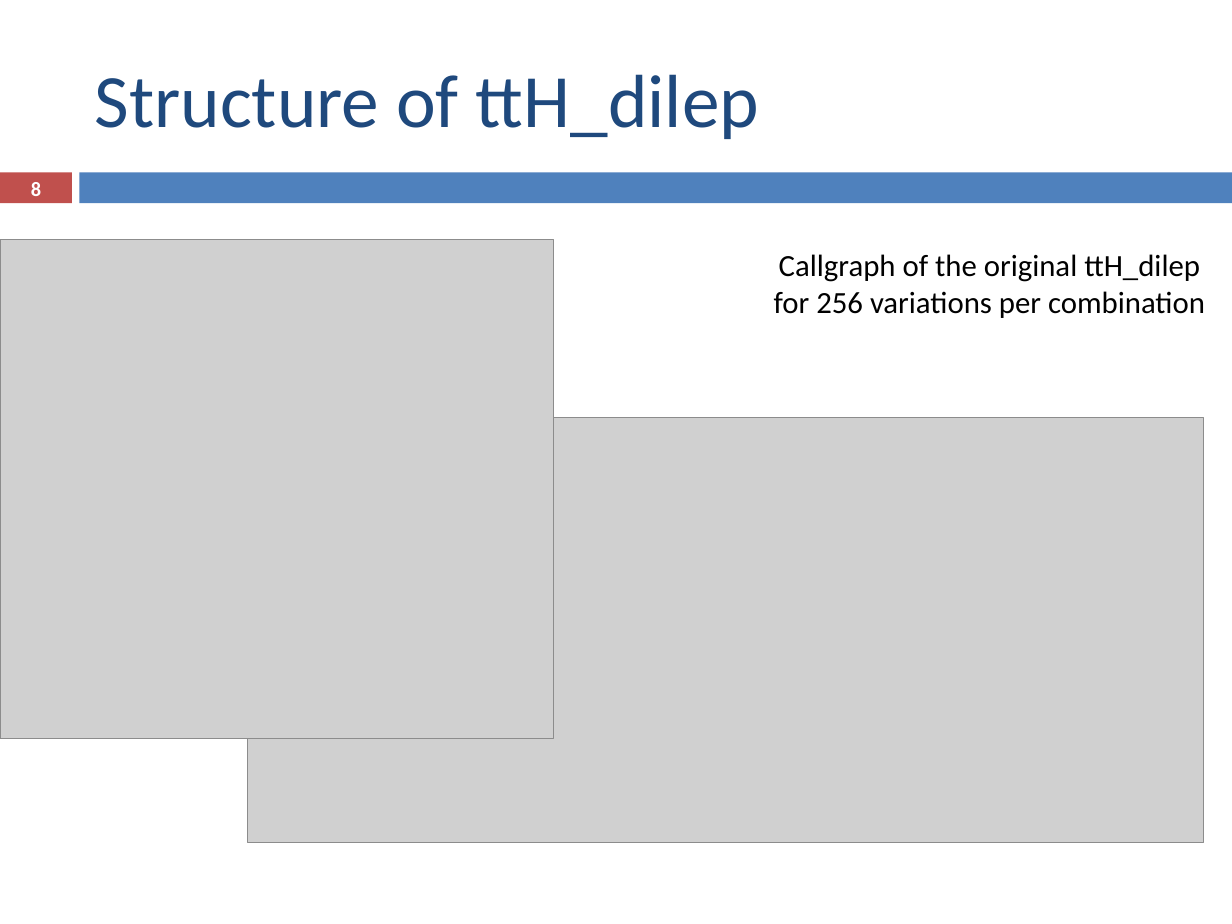
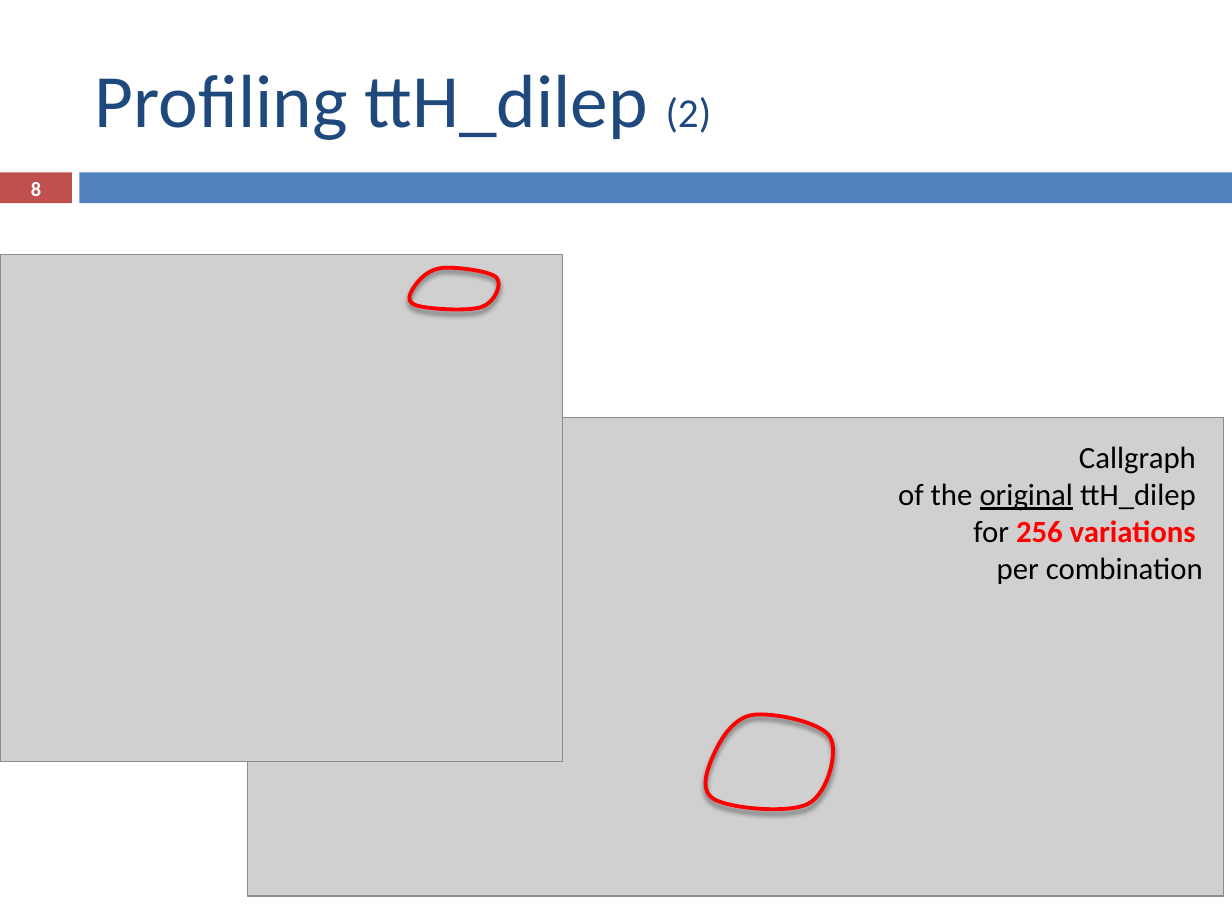
Before and after one commit to ampereira/mscthesis-liptool, a slide deck: slide 8 of doc/partial presentation/partial_presentation.pptx. Drawn at 1232x924 pixels with LibreOffice and Linux fonts; fonts in the diff are those of the drawing; grey boxes stand for pictures. Boxes give left, top, right and bottom in pixels: in the first picture for what was removed or moved away, otherwise in the second. Text is boxed around its words. In the diff, an @@ line names an element or a change of style, - is before the commit and + after.

```diff
--- a/doc/partial presentation/partial_presentation.pptx
+++ b/doc/partial presentation/partial_presentation.pptx
@@ title at <box>95,74,712,140</box>: text changed @@
-Structure of ttH_dilep
+Profiling ttH_dilep (2)
@@ picture: place and size @@
-picture at <box>0,239,553,738</box>
+picture at <box>0,254,562,761</box>
@@ freeform shape added at <box>409,267,498,309</box>, outline #FF0000 2.25 pt @@
@@ picture: place and size @@
-picture at <box>248,418,1204,843</box>
+picture at <box>248,418,1223,896</box>
@@ text at <box>898,446,1203,584</box>: text changed @@
-Callgraph of the original ttH_dilep for 256 variations per combination
+Callgraph
+of the original ttH_dilep
+for 256 variations
+per combination
@@ freeform shape added at <box>706,715,834,809</box>, outline #FF0000 2.25 pt @@
```
Also in this commit, not shown: 18 other slides changed, 11 slides added, 4 slides removed, 20 other files.
